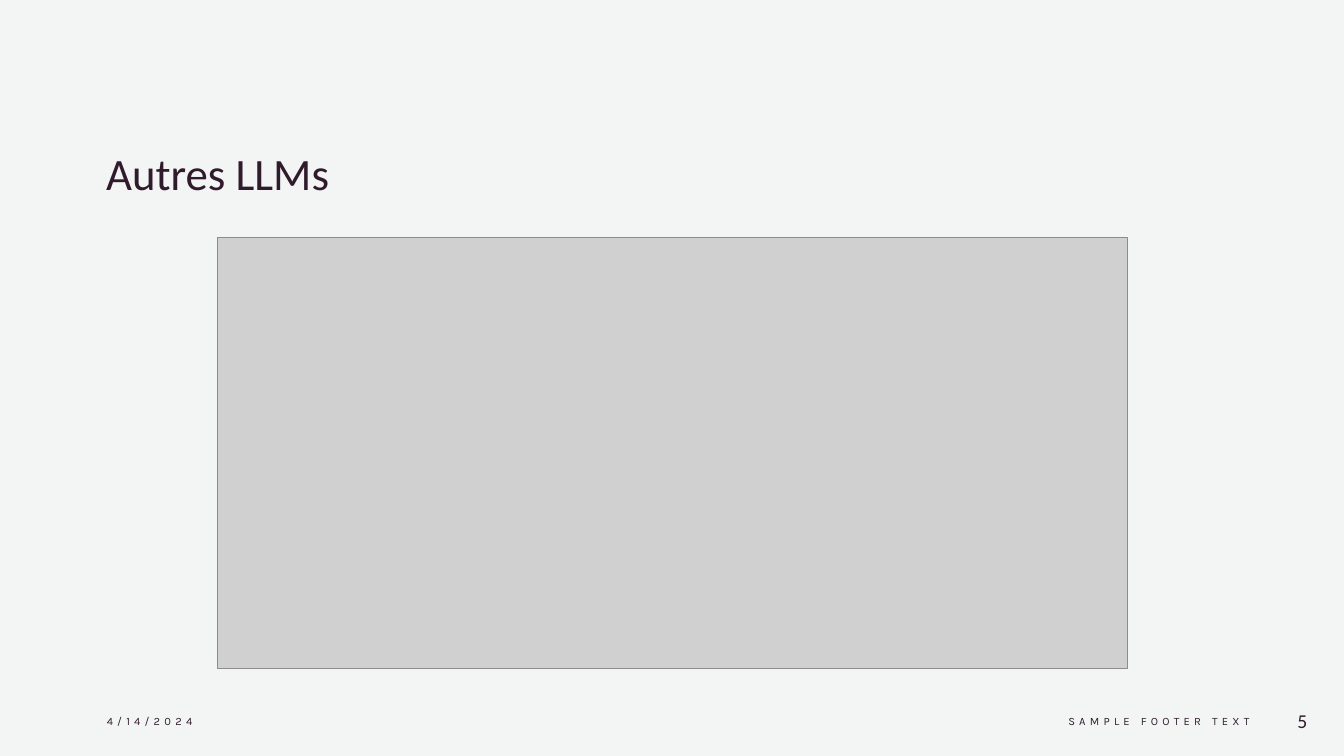
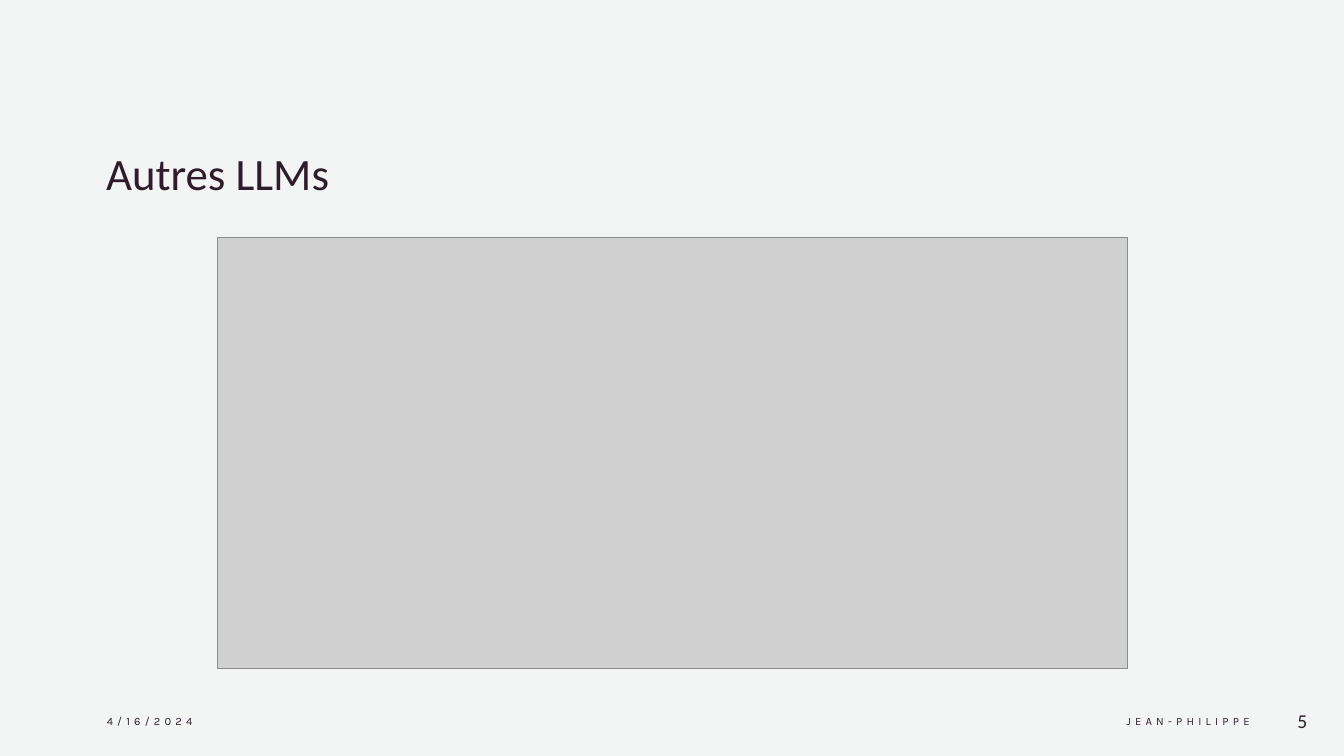
Before and after one commit to JPLUQAC/8INF892, a slide deck: slide 5 of Travaux/Presentation_Article/Resume_Article_LARJ07089501.pptx. Drawn at 1344x756 pixels with LibreOffice and Linux fonts; fonts in the diff are those of the drawing; grey boxes stand for pictures. Boxes give left, top, right and bottom in pixels: in the first picture for what was removed or moved away, otherwise in the second. Text is boxed around its words. In the diff, an @@ line names an element or a change of style, - is before the commit and + after.

```diff
--- a/Travaux/Presentation_Article/Resume_Article_LARJ07089501.pptx
+++ b/Travaux/Presentation_Article/Resume_Article_LARJ07089501.pptx
@@ text at [107,717,193,726]: text changed @@
-4/14/2024
+4/16/2024
@@ text at [1126,718,1249,725]: text changed @@
-SAMPLE FOOTER TEXT
+JEAN-PHILIPPE
```
Also in this commit, not shown: 4 other slides changed, 45 other files.
